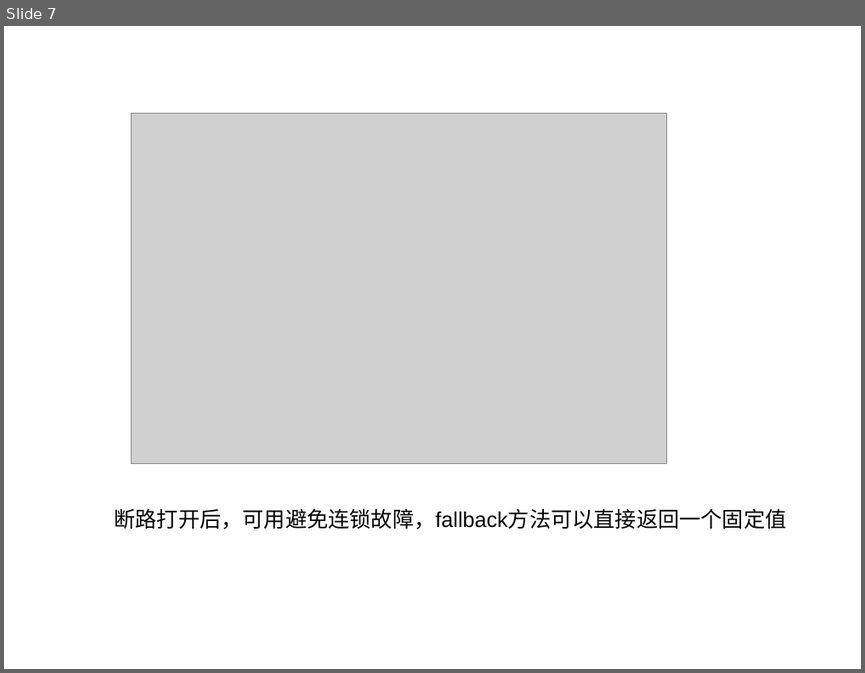
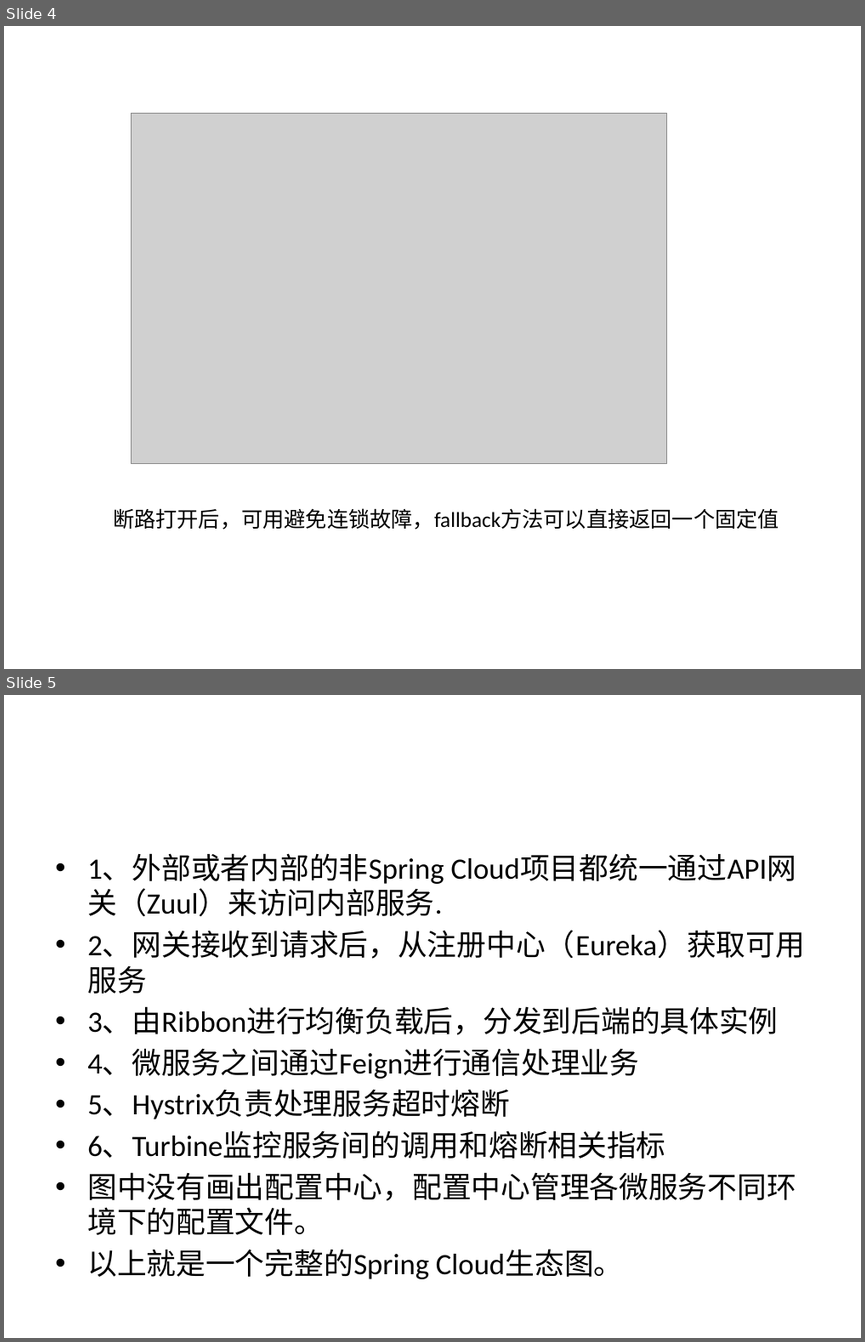
Before and after one commit to qbkken/spring_cloud, a slide deck: spring_cloud.ppt. Shown one above the other, each under a label of ours: slide 7 before the commit, slides 4 and 5 after it. The pictures are 865x673 and 865x1342 pixels, drawn with LibreOffice and Linux fonts; fonts in the diff are those of the drawing; grey boxes stand for pictures; background and template pictures are left out. Boxes give left, top, right and bottom in pixels: in the first picture for what was removed or moved away, otherwise in the second. Text is boxed around its words. In the diff, an @@ line names an element or a change of style, - is before the commit and + after.

```diff
--- a/spring_cloud.ppt
+++ b/spring_cloud.ppt
@@ slide 5 added at (x1=4, y1=695, x2=861, y2=1338), background #FFFFFF @@
@@ text added at (x1=87, y1=854, x2=805, y2=1279), 24.8 pt, text #000000 @@
+• 1、外部或者内部的非Spring Cloud项目都统一通过API网关（Zuul）来访问内部服务.
+• 2、网关接收到请求后，从注册中心（Eureka）获取可用服务
+• 3、由Ribbon进行均衡负载后，分发到后端的具体实例
+• 4、微服务之间通过Feign进行通信处理业务
+• 5、Hystrix负责处理服务超时熔断
+• 6、Turbine监控服务间的调用和熔断相关指标
+• 图中没有画出配置中心，配置中心管理各微服务不同环境下的配置文件。
+• 以上就是一个完整的Spring Cloud生态图。
@@ what was slide 7 is now slide 4 @@
@@ slide 4 changed as well @@
@@ text "断路打开后，可用避免连锁故障，fallback方法可以直接返回一个固定值" at (x1=113, y1=508, x2=779, y2=529): font Arial to Calibri @@
```
Also in this commit, not shown: 2 other slides changed, 4 other slides added, 4 slides removed.
